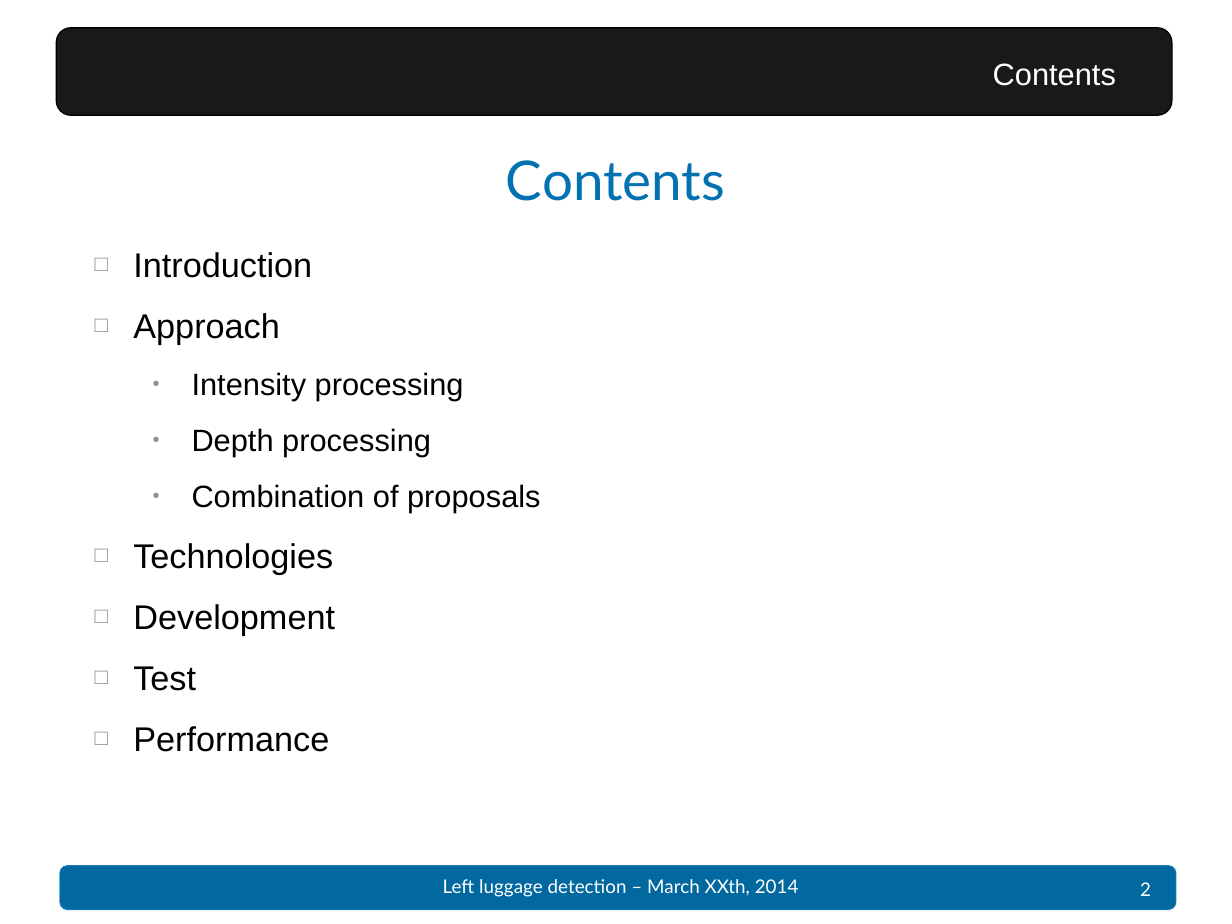
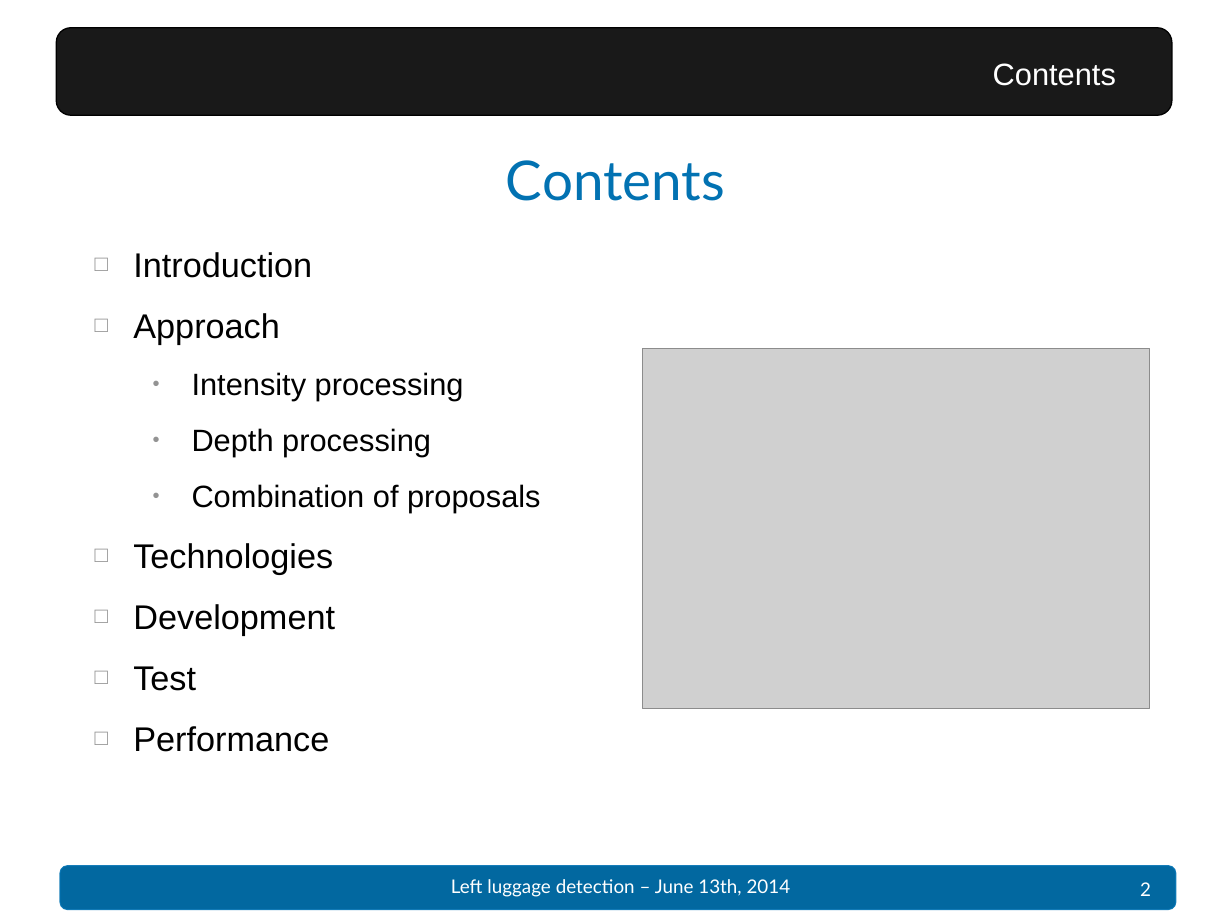
Before and after one commit to Dining-Engineers/left-luggage-detection, a slide deck: slide 2 of docs/Presentation - Left luggage detection.pptx. Drawn at 1232x924 pixels with LibreOffice and Linux fonts; fonts in the diff are those of the drawing; grey boxes stand for pictures; background and template pictures are left out. Boxes give left, top, right and bottom in pixels: in the first picture for what was removed or moved away, otherwise in the second. Text is boxed around its words. In the diff, an @@ line names an element or a change of style, - is before the commit and + after.

```diff
--- a/docs/Presentation - Left luggage detection.pptx
+++ b/docs/Presentation - Left luggage detection.pptx
@@ picture added at <box>642,349,1149,708</box> @@
@@ text at <box>451,879,791,897</box>: text changed @@
-Left luggage detection – March XXth, 2014
+Left luggage detection – June 13th, 2014
```
Also in this commit, not shown: 17 other slides changed, 2 slides added, 1 slide removed.
